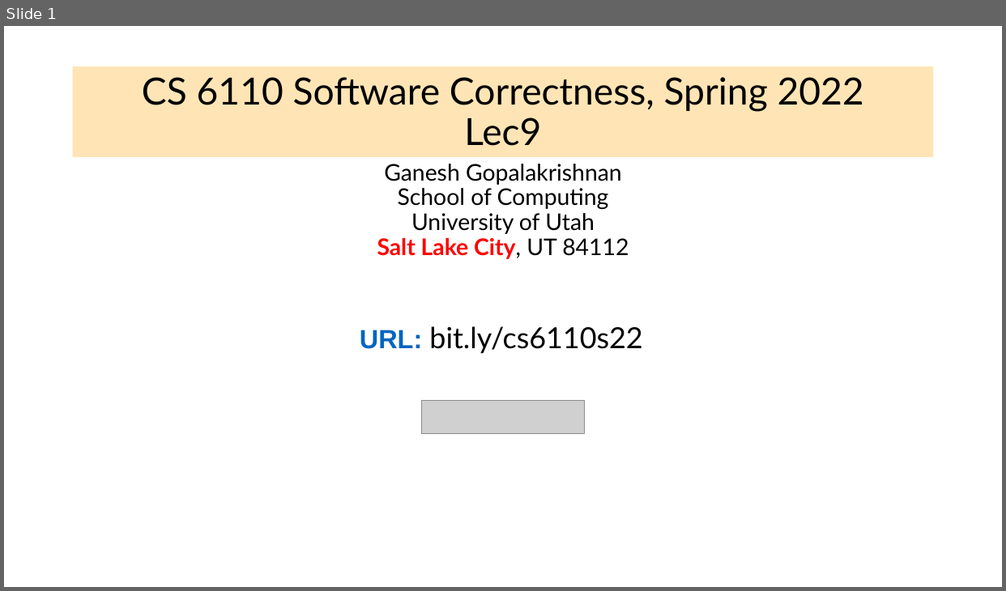
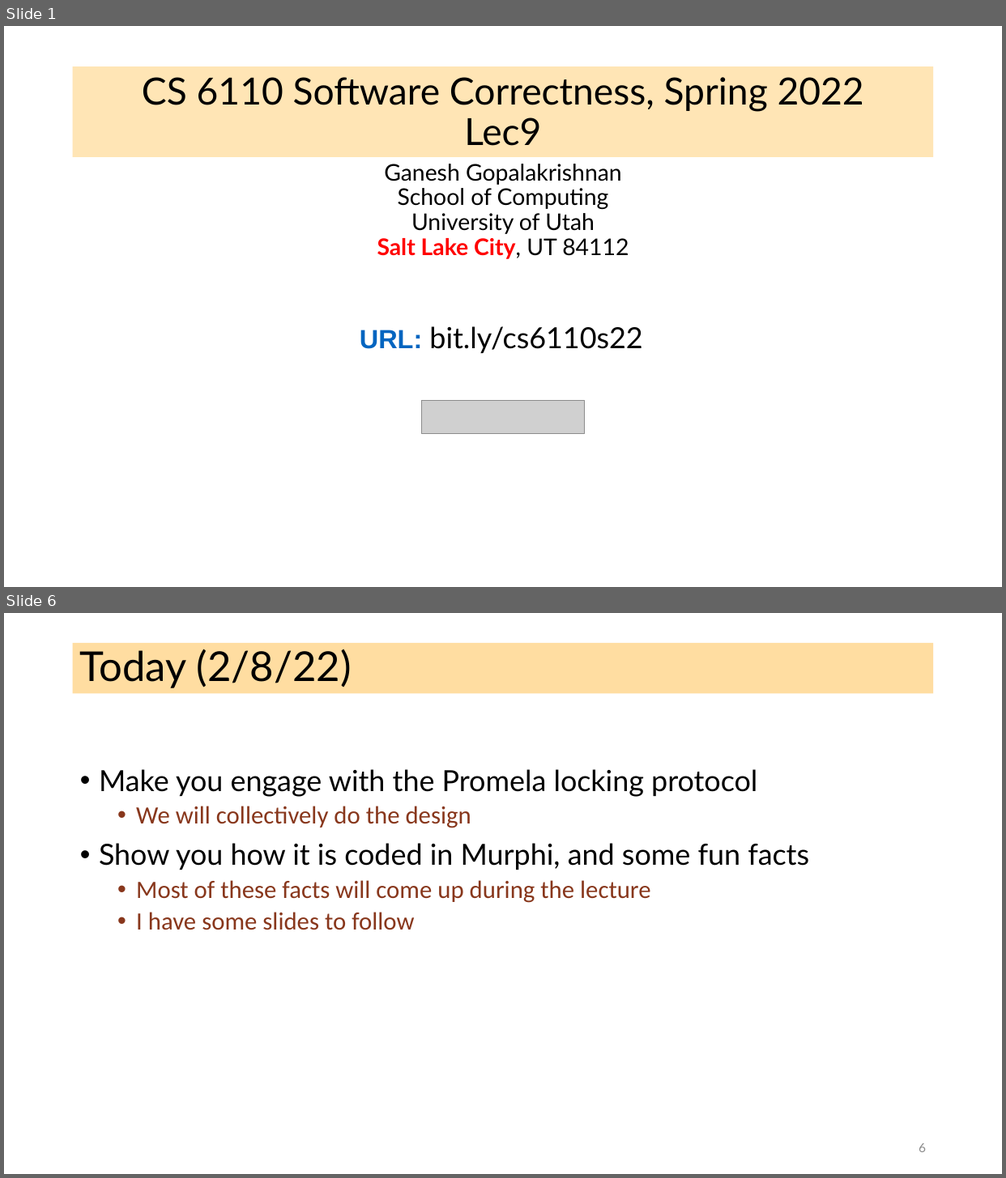
Before and after one commit to ganeshutah/cs6110s22, a slide deck: Lec9/Lec9.pptx. Shown one above the other, each under a label of ours: slide 1 before the commit, slides 1 and 6 after it; the slides between them are not shown. The pictures are 1006x591 and 1006x1178 pixels, drawn with LibreOffice and Linux fonts; fonts in the diff are those of the drawing; grey boxes stand for pictures. Boxes give left, top, right and bottom in pixels: in the first picture for what was removed or moved away, otherwise in the second. Text is boxed around its words. In the diff, an @@ line names an element or a change of style, - is before the commit and + after.

```diff
--- a/Lec9/Lec9.pptx
+++ b/Lec9/Lec9.pptx
@@ slide 6 added at bbox=[4, 613, 1002, 1174], background #FFFFFF @@
@@ title added at bbox=[73, 643, 934, 694], fill #FFBD47 at 51% opacity, 39.6 pt, text #000000 @@
+Today (2/8/22)
@@ text added at bbox=[99, 769, 809, 931], 24 pt, text #88371D @@
+• Make you engage with the Promela locking protocol
+  • We will collectively do the design
+• Show you how it is coded in Murphi, and some fun facts
+  • Most of these facts will come up during the lecture
+  • I have some slides to follow
@@ page number added at bbox=[918, 1144, 926, 1152], 12 pt, text #8C8C8C @@
+6
```
Also in this commit, not shown: 1 slide changed, 6 other slides added, 1 slide removed.
